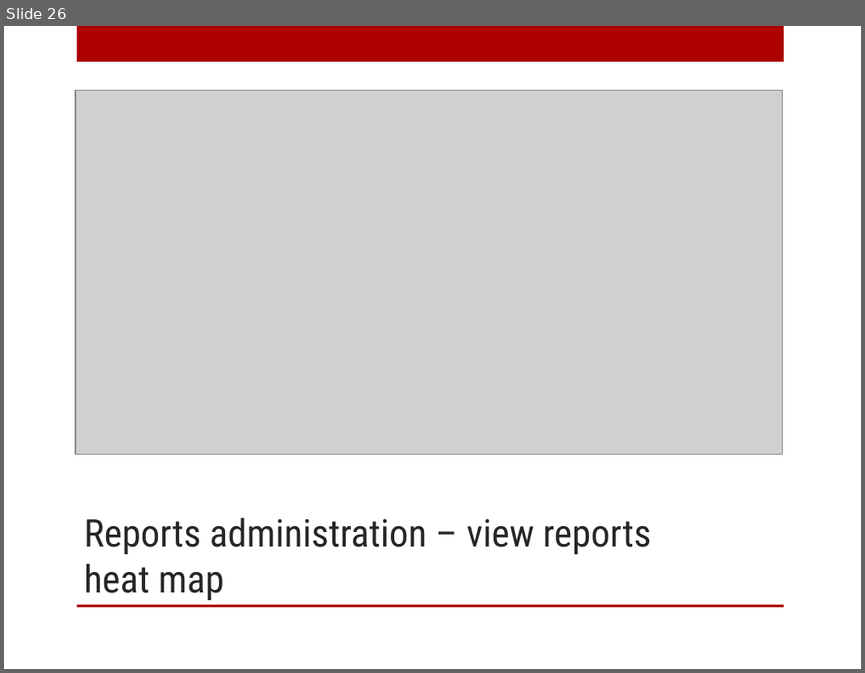
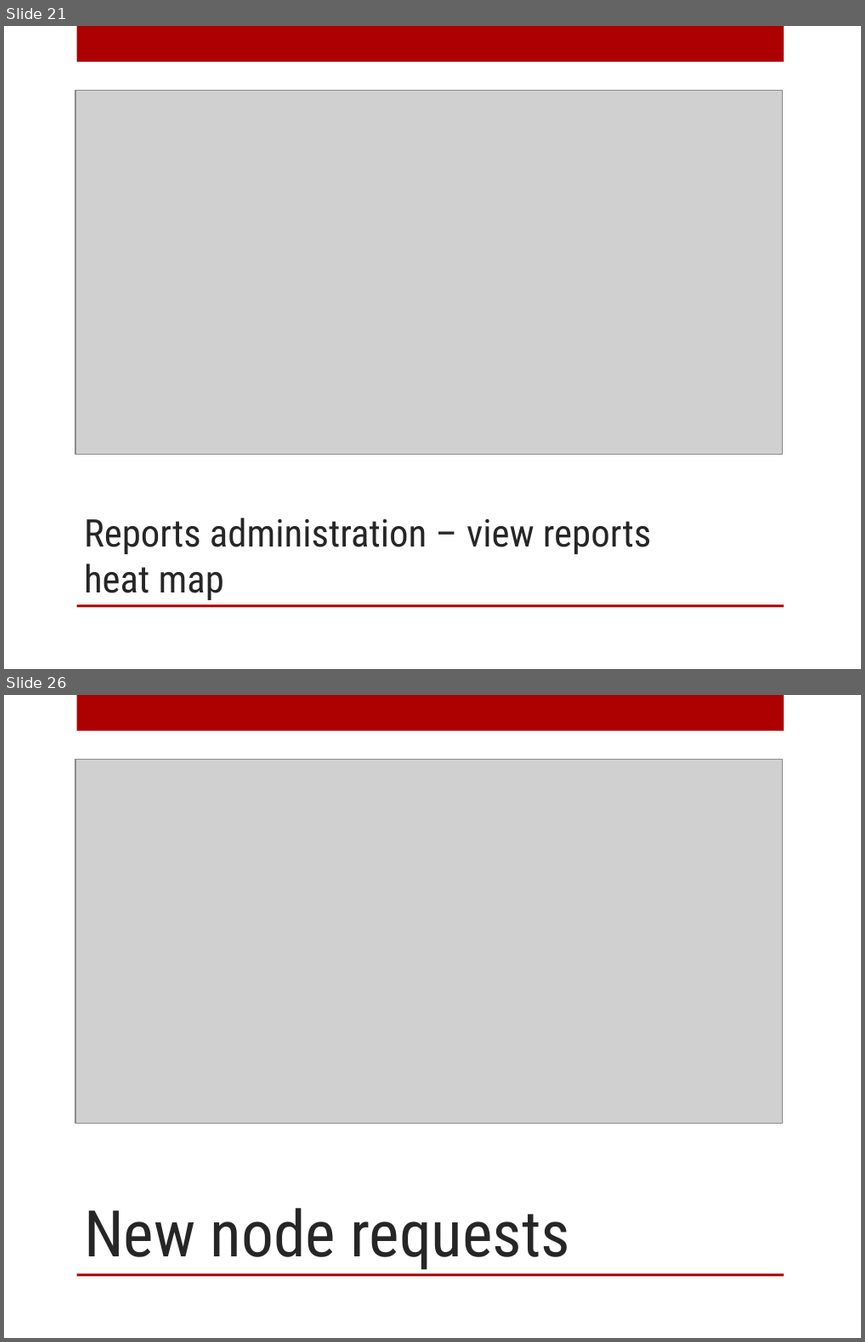
Before and after one commit to dumitruc/ve-hack-day, a slide deck: PPT/SaveTheChildren.pptx. Shown one above the other, each under a label of ours: slide 26 before the commit, slides 21 and 26 after it; the slides between them are not shown. The pictures are 865x673 and 865x1342 pixels, drawn with LibreOffice and Linux fonts; fonts in the diff are those of the drawing; grey boxes stand for pictures; background and template pictures are left out. Boxes give left, top, right and bottom in pixels: in the first picture for what was removed or moved away, otherwise in the second. Text is boxed around its words. In the diff, an @@ line names an element or a change of style, - is before the commit and + after.

```diff
--- a/PPT/SaveTheChildren.pptx
+++ b/PPT/SaveTheChildren.pptx
@@ slide 26 added at [4,695,861,1338], background picture (left out); not listed: 2 template elements that a slide beside it also shows @@
@@ picture added at [75,760,782,1123] @@
@@ title added at [84,1208,570,1270], 54 pt, text #262626 @@
+New node requests
@@ what was slide 26 is now slide 21 @@
```
Also in this commit, not shown: 6 slides changed, 3 other slides added, 8 slides removed, 1 other file.
